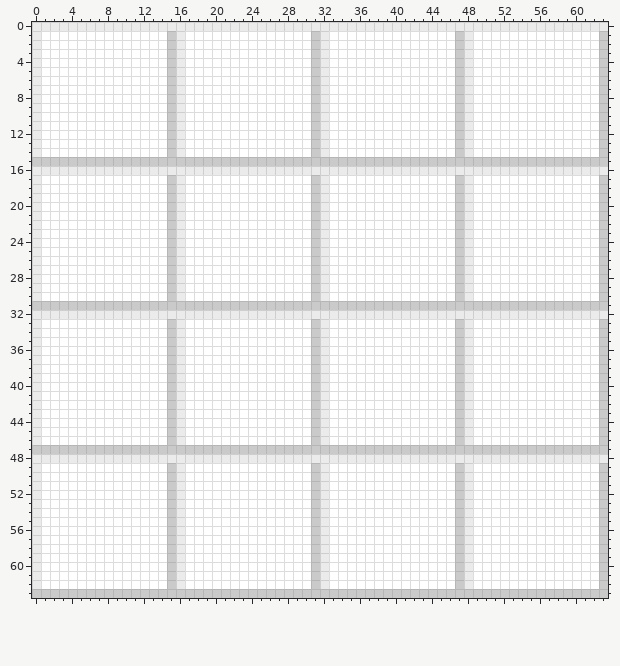
A pixel-art sprite gets an edit: textures/ground.png. Above, as it was before the edit.
The file is 64x64 pixels.
After the commit:
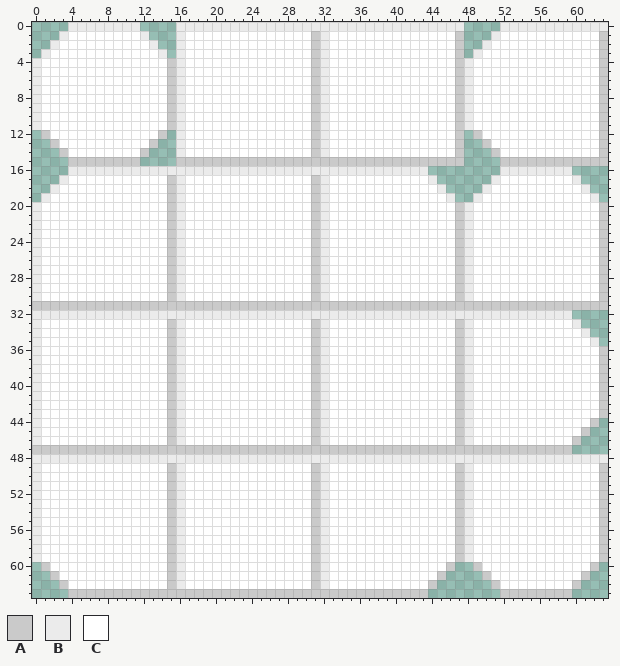
Palette (. is transparent): A #cacaca  B #ebebeb  C #ffffff
Change:
Colour C becomes colour A in row 12 at x 1, 14 and 49; in row 13 at x 2, 13 and 50; in row 14 at x 3, 12 and 51; in row 44 at x 62; in row 45 at x 61; in row 46 at x 60.
Colour C becomes colour A in row 60 at x 1, 46, 49 and 62; in row 61 at x 2, 45, 50 and 61; in row 62 at x 3, 44, 51 and 60.
Colour C becomes colour B in row 1 at x 3, 12 and 51; in row 2 at x 2, 13 and 50; in row 3 at x 1, 14 and 49; in row 17 at x 3, 44, 51 and 60; in row 18 at x 2, 45, 50 and 61; in row 19 at x 1, 46, 49 and 62.
Colour C becomes colour B in row 33 at x 60; in row 34 at x 61; in row 35 at x 62.
The edit erases colour A in rows 1 to 3 at x 15; in rows 12 to 14 at x 15; in row 15 at x 0 to 3, 12 to 15 and 48 to 51; in rows 17 to 19 at x 47 and 63; in rows 33 to 35 at x 63; in rows 44 to 46 at x 63.
The edit erases colour A in row 47 at x 60 to 63; in rows 60 to 62 at x 47 and 63; in row 63 at x 0 to 3, 44 to 51 and 60 to 63.
The edit erases colour B in row 0 at x 0 to 3, 12 to 15 and 48 to 51; in rows 1 to 3 at x 0 and 48; in rows 12 to 14 at x 0 and 48; in row 16 at x 0 to 3, 44 to 51 and 60 to 63; in rows 17 to 19 at x 0 and 48; in row 32 at x 60 to 63.
The edit erases colour B in rows 60 to 62 at x 0 and 48.
The edit erases colour C in row 1 at x 1 to 2, 13 to 14 and 49 to 50; in row 2 at x 1, 14 and 49; in row 13 at x 1, 14 and 49; in row 14 at x 1 to 2, 13 to 14 and 49 to 50; in row 17 at x 1 to 2, 45 to 46, 49 to 50 and 61 to 62; in row 18 at x 1, 46, 49 and 62.
The edit erases colour C in row 33 at x 61 to 62; in row 34 at x 62; in row 45 at x 62; in row 46 at x 61 to 62; in row 61 at x 1, 46, 49 and 62; in row 62 at x 1 to 2, 45 to 46, 49 to 50 and 61 to 62.
